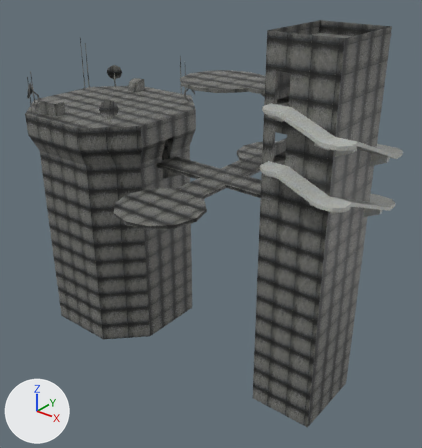
The Blender file Assets/Blends/level-1-sabotage.blend as it was, and as the next commit left it.
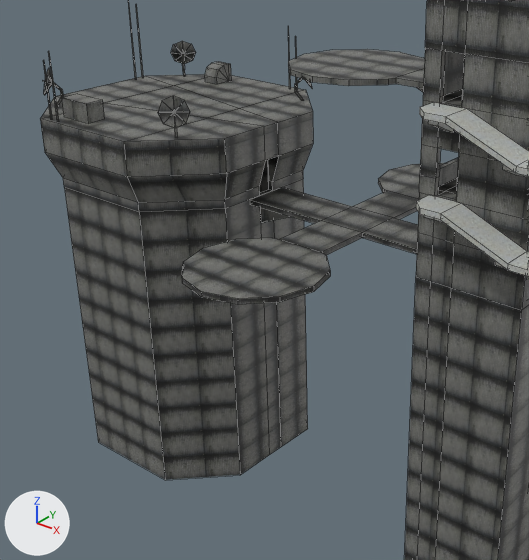
The first picture shows the older version from a camera (50 mm lens) standing at (31.5, -41.3, 11.0) and looking at (-1.6, 0.1, -14.6). The close-ups show both versions on the part from 0% to 78% of the width and 9% to 87% of the height of that picture. The axes (+X, +Y, +Z) are drawn at lower left. The lights are the same throughout. The close-ups show mesh edges as thin lines.

In view in the first close-up: 'level-1-control-tower', 'level-1-landing-pad', 'level-1-landing-pad-building', 'level-1-landing-pad-building-ramp', 'level-1-landing-pad-building-ramp-1', 'level-1-landing-pad-lower'.
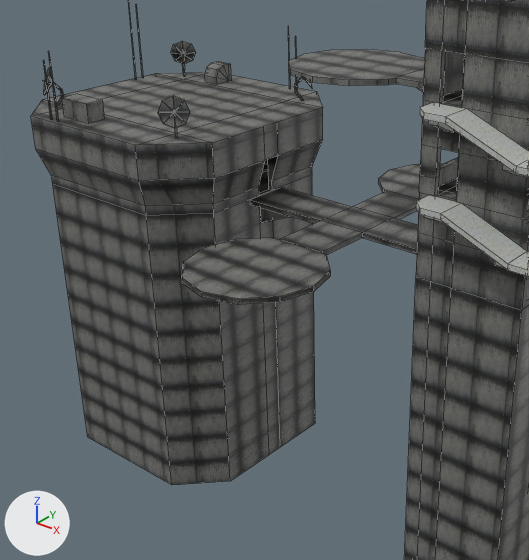
Where the newer file only moved an object's origin or applied its transform, the numbers keep the older frame.

The change, as a diff of the scene's bpy script:
```diff
--- a/Assets/Blends/level-1-sabotage.blend.py
+++ b/Assets/Blends/level-1-sabotage.blend.py
@@ me_level_1_control_tower @@
 # used by ob_level_1_control_tower; location = (-15.18, 0.75, -5.33); rotation_euler = (1.571, 0.0, 0.0), in degrees (90, 0, 0)
-me_level_1_control_tower.from_pydata(...)  # 330 vertices, 260 faces, 1 loose edge; spans x -7.7..8.5, y -23.6..6.5, z -7.3..8.8
+me_level_1_control_tower.from_pydata(...)  # 536 vertices, 448 faces; spans x -7.6..8.5, y -23.6..6.5, z -7.3..8.8
+# me_level_1_control_tower part 1: 40 vertices moved from x -7.7..8.5, y -23.6..0.8, z -7.3..8.8 to x -7.6..8.5, y -23.6..0.8, z -7.3..8.8; 30 vertices removed from x -6.3..8.5, y -3.8..0.8, z -6.2..7.7; 236 vertices added at x -7.4..8.2, y -8.4..0.8, z -7.0..8.5
+# me_level_1_control_tower part 2: 33 kept faces spanning x -7.6..8.5, y -23.6..0.8, z -7.3..8.8 get new texture (UV) coordinates
 me_level_1_control_tower.materials.append(mat_tmp_door_png)
```

Pixel boxes (x1, y1, x2, y2) of what changed, in the close-ups (529 x 560 px):
'level-1-control-tower', reshaped
    before: (40, 0, 313, 480)
    after: (31, 0, 323, 485)
part 1 of me_level_1_control_tower, built on
    before: (41, 74, 313, 177)
    after: (31, 72, 323, 193)
part 2 of me_level_1_control_tower, surface changed
    before: (40, 119, 313, 480)
    after: (31, 116, 323, 485)
